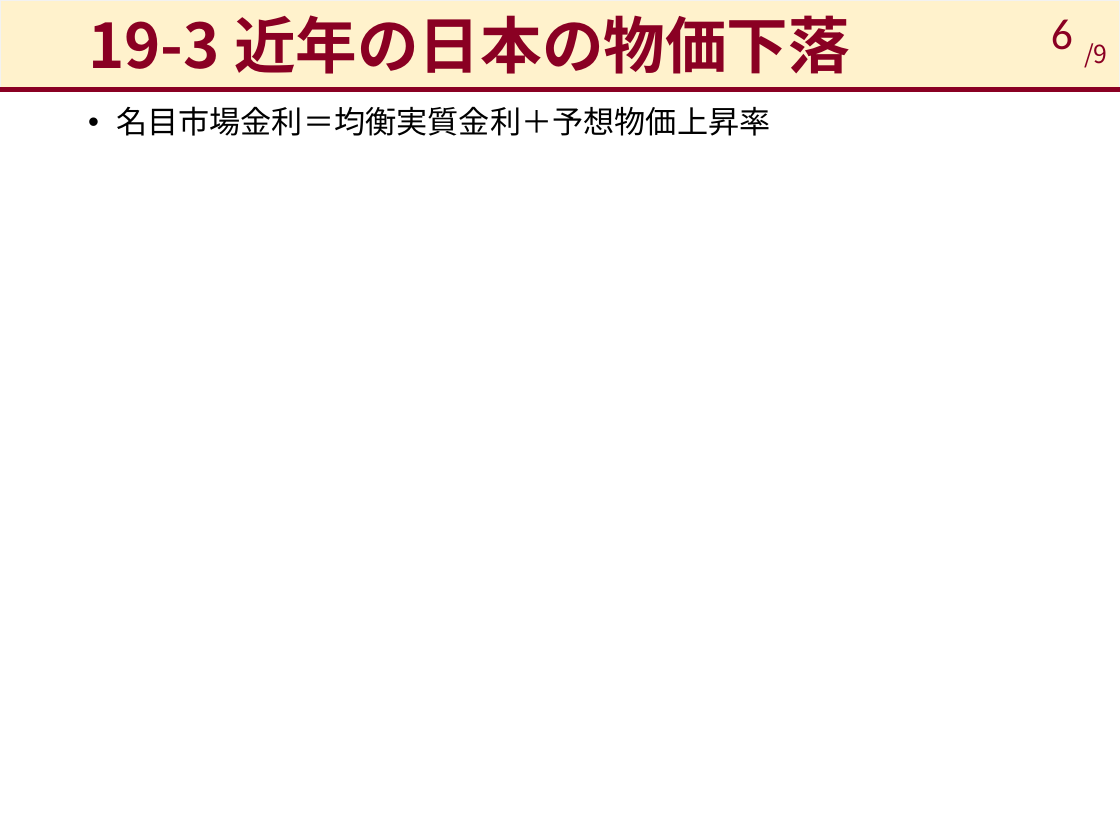
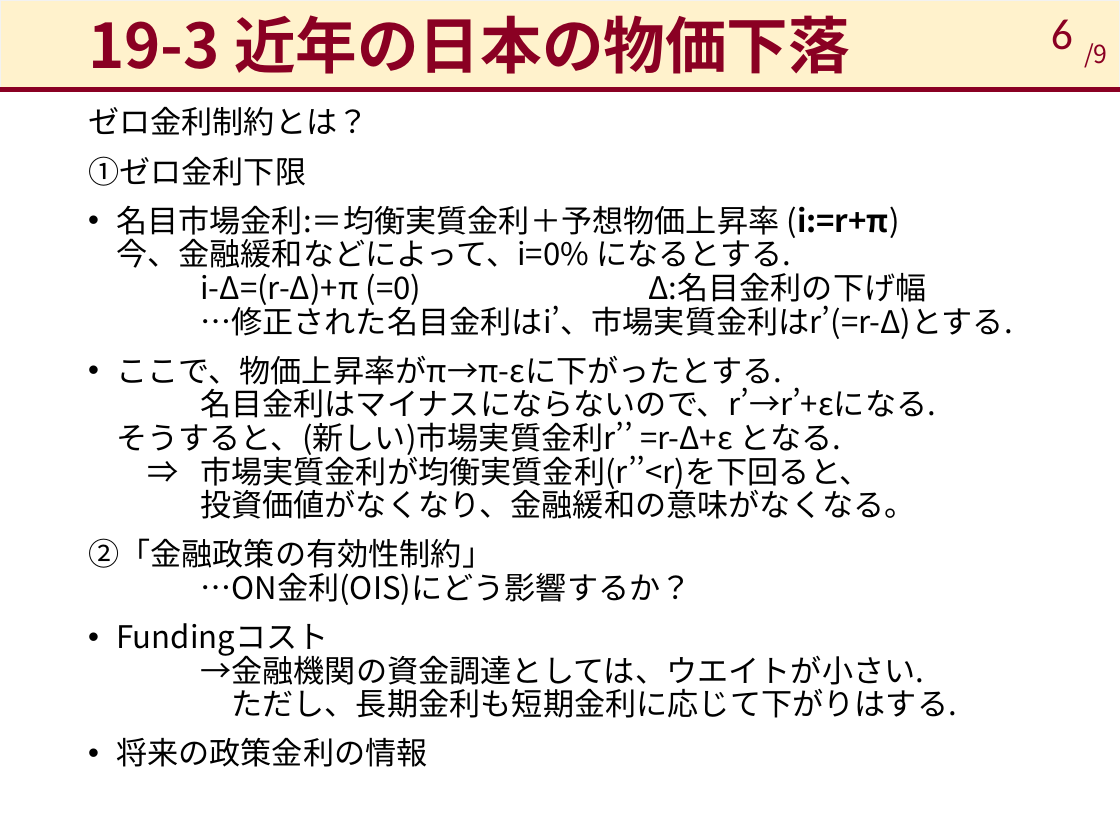
Before and after one commit to takashiikai1991/shirakawa, a slide deck: slide 6 of Sec_18/現代の金融政策_19.pptx. Drawn at 1120x840 pixels with LibreOffice and Linux fonts; fonts in the diff are those of the drawing. Boxes give left, top, right and bottom in pixels: in the first picture for what was removed or moved away, otherwise in the second. Text is boxed around its words. In the diff, an @@ line names an element or a change of style, - is before the commit and + after.

```diff
--- a/Sec_18/現代の金融政策_19.pptx
+++ b/Sec_18/現代の金融政策_19.pptx
@@ text at bbox=[88, 106, 1012, 767]: text changed @@
-• 名目市場金利＝均衡実質金利＋予想物価上昇率
+ゼロ金利制約とは？
+①ゼロ金利下限
+• 名目市場金利:＝均衡実質金利＋予想物価上昇率 (i:=r+π)
+  今、金融緩和などによって、i=0% になるとする.
+  i-Δ=(r-Δ)+π (=0) Δ:名目金利の下げ幅
+  …修正された名目金利はi’、市場実質金利はr’(=r-Δ)とする.
+• ここで、物価上昇率がπ→π-εに下がったとする.
+  名目金利はマイナスにならないので、r’→r’+εになる.
+  そうすると、(新しい)市場実質金利r’’ =r-Δ+ε となる.
+  ⇒ 市場実質金利が均衡実質金利(r’’<r)を下回ると、
+  投資価値がなくなり、金融緩和の意味がなくなる。
+②「金融政策の有効性制約」
+…ON金利(OIS)にどう影響するか？
+• Fundingコスト
+  →金融機関の資金調達としては、ウエイトが小さい.
+  ただし、長期金利も短期金利に応じて下がりはする.
+• 将来の政策金利の情報
```
Also in this commit, not shown: 4 other slides changed, 1 slide added.
